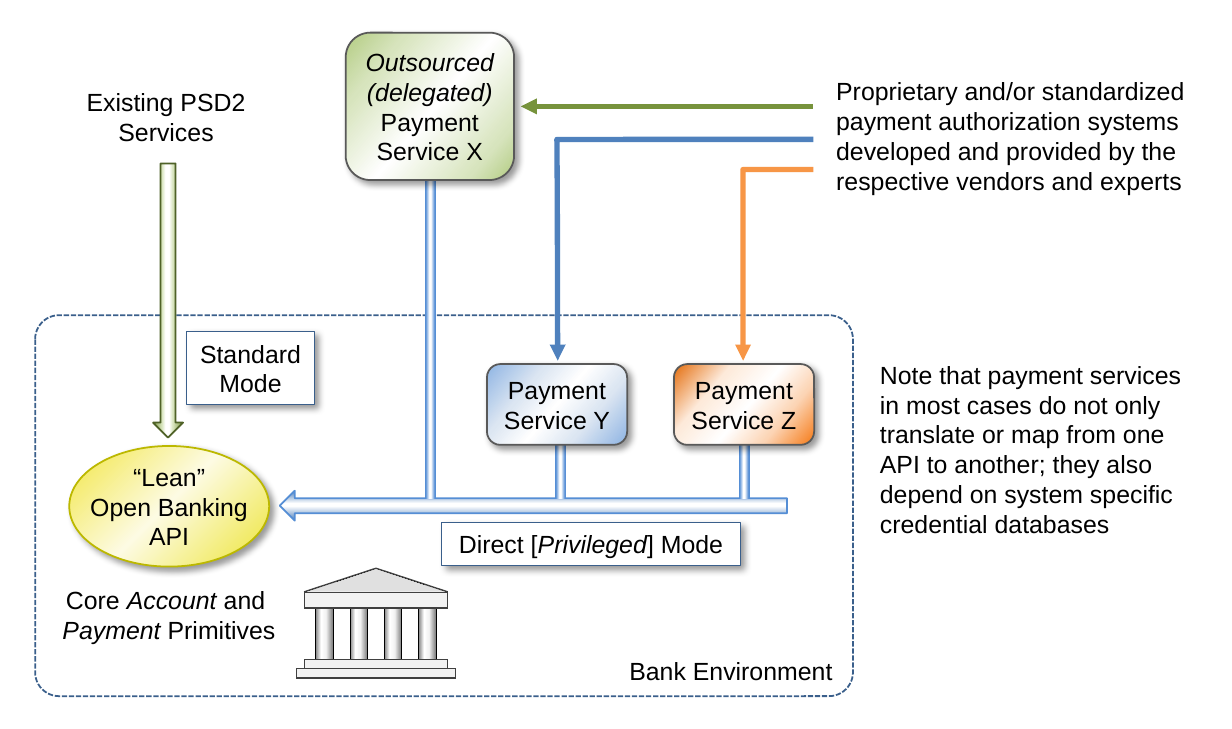
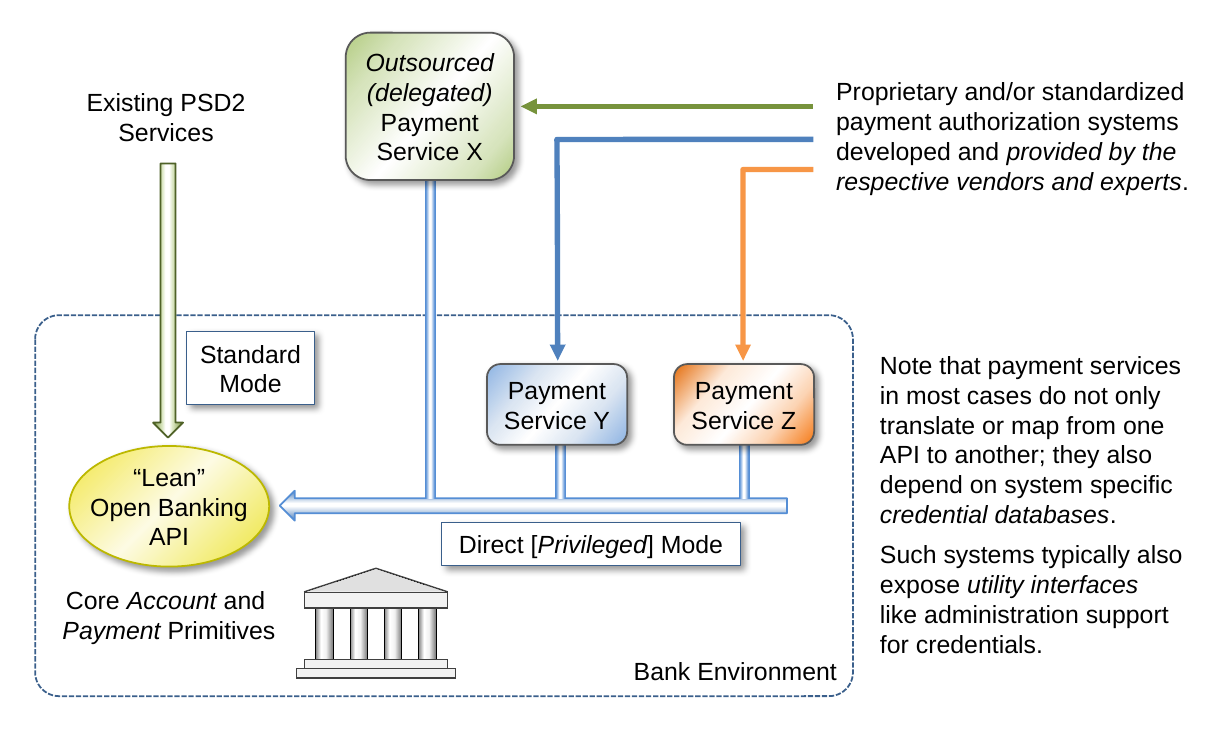
Before and after one commit to cyberphone/doc, a slide deck: slide 1 of payments/direct-standard-mode-illustration.pptx. Drawn at 1232x729 pixels with LibreOffice and Linux fonts; fonts in the diff are those of the drawing. Boxes give left, top, right and bottom in pixels: in the first picture for what was removed or moved away, otherwise in the second. Text is boxed around its words. In the diff, an @@ line names an element or a change of style, - is before the commit and + after.

```diff
--- a/payments/direct-standard-mode-illustration.pptx
+++ b/payments/direct-standard-mode-illustration.pptx
@@ text at (836, 112, 1189, 195): text changed @@
-payment authorization systems
-developed and provided by the
-respective vendors and experts
+payment authorization systems
+developed and provided by the
+respective vendors and experts.
@@ text at (880, 356, 1183, 654): text changed @@
-Note that payment services
-in most cases do not only
-translate or map from one
-API to another; they also
-depend on system specific
-credential databases
+Note that payment services
+in most cases do not only
+translate or map from one
+API to another; they also
+depend on system specific
+credential databases.
+Such systems typically also
+expose utility interfaces
+like administration support
+for credentials.
@@ text "Bank Environment": place and size @@
-text "Bank Environment" at (629, 662, 833, 681)
+text "Bank Environment" at (634, 662, 837, 681)
```
Also in this commit, not shown: 2 other files.
